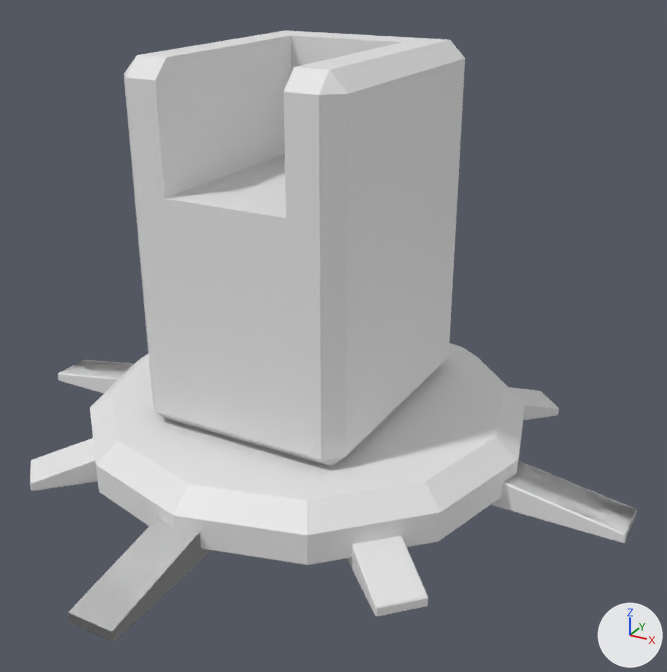
One commit to the Blender file Art/BlenderFiles/turrets_ship_v1.blend: the scene before it, then after it.
The view is the same before and after, from a 50 mm lens placed at (3.26, -5.52, 3.71), pointed at (0.28, -0.1, 1.0). Lighting does not change. The marker at lower right points along +X, +Y and +Z.

The older version as bpy lines, for what is in view:
```python
me_cube = bpy.data.meshes.new('Cube')
me_cube.from_pydata(...)  # 24 vertices, 26 faces; spans x -0.8..0.8, y -1.0..1.0, z 0.43..3.0
# before: 0 (-0.68, -0.88, 0.43), 6 (-0.68, 0.88, 0.43), 12 (0.68, -0.88, 0.43), 18 (0.68, 0.88, 0.43)
me_cube_001 = bpy.data.meshes.new('Cube.001')
me_cube_001.from_pydata(...)  # 8 vertices, 6 faces; spans x -0.167..0.167, y -2.499..-1.364, z -0.001..0.274
me_cube_002 = bpy.data.meshes.new('Cube.002')
me_cube_002.from_pydata(...)  # 24 vertices, 26 faces; spans x 1.292..2.509, y -0.164..0.169, z 0.001..0.274
me_cube_004 = bpy.data.meshes.new('Cube.004')
me_cube_004.from_pydata(...)  # a box spanning x -1.0..1.0, y -1.0..1.57, z -1.05..1.0
ob_body = bpy.data.objects.new('body', me_cube)
ob_body.location = (0.0, 0.0, 0.0)
_m = ob_body.modifiers.new('Boolean', 'BOOLEAN')
_m.object = ob_body_inset
ob_body_inset = bpy.data.objects.new('body_inset', me_cube_004)
ob_body_inset.location = (0.0, -0.463, 2.844)
ob_body_inset.scale = (0.453, 0.661, 0.661)
ob_body_inset.hide_set(True)
ob_legs_1 = bpy.data.objects.new('legs_1', me_cube_001)
ob_legs_1.location = (0.0, 0.0, 0.0)
_m = ob_legs_1.modifiers.new('Mirror', 'MIRROR')
_m.use_axis = (True, True, False)
_m.mirror_object = ob_leg_pivot
ob_legs_2 = bpy.data.objects.new('legs_2', me_cube_002)
ob_legs_2.location = (0.0, 0.0, 0.0)
_m = ob_legs_2.modifiers.new('Mirror', 'MIRROR')
_m.use_axis = (True, True, False)
_m.mirror_object = ob_leg_pivot
# also in view: 'base' at (0.0, 0.0, 0.27); 'legs_3' at (0.0, 0.0, 0.14)
```
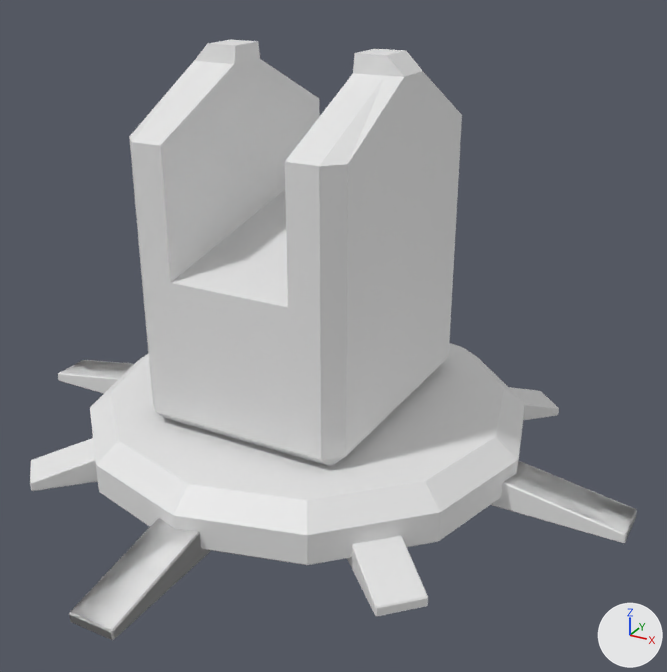
ob_body_inset is not drawn itself; it is used by a modifier of ob_body.

Pixel boxes [x1, y1, x2, y2] of what changed, in the pictures (667 x 672 px; the box of a moved part takes in the faces that stretch with it):
'body', reshaped: before [124, 30, 465, 466]; after [129, 40, 462, 466]
'legs_1', reshaped: before [68, 517, 212, 642]; after [69, 518, 211, 640]
part 2 of me_cube, built on: before [124, 30, 465, 95]; after [129, 40, 462, 166]
part 4 of me_cube_004, moved or reshaped: before [155, 36, 291, 218]; after [160, 41, 320, 307]

The edits, one by one:
me_cube is used by ob_body; location (0.0, 0.0, 0.0).
Verts and faces of me_cube; kept vertices keep their numbers, new ones are numbered from 24.
me_cube had 24 vertices, 26 faces and spanned x -0.8..0.8, y -1.0..1.0, z 0.43..3.0.
me_cube now has 32 vertices, 33 faces and spans x -0.8..0.8, y -1.0..1.0, z 0.43..3.0.
Part 1, on me_cube:
Faces deleted: (0, 6, 18, 12).
Part 2, on me_cube:
4 vertices are removed from x -0.68..0.68, y -0.88..0.88, z 3.0.
9 faces are deleted.
8 vertices in x -0.8..0.8, y -1.0..1.0, z 2.88 move by (0.0, 0.0, -0.39).
12 vertices are added at x -0.8..0.8, y -0.16..0.16, z 2.88..3.0.
17 new faces join them.
me_cube_001 is used by ob_legs_1; location (0.0, 0.0, 0.0).
me_cube_001 had 8 vertices, 6 faces and spanned x -0.167..0.167, y -2.499..-1.364, z -0.001..0.274.
me_cube_001 now has 24 vertices, 26 faces and spans x -0.167..0.167, y -2.499..-1.364, z -0.001..0.272.
me_cube_001 part 3: the whole mesh is rebuilt.
me_cube_004 has 8 vertices, 6 faces and spans x -1.0..1.0, y -1.0..1.57, z -1.05..1.0.
me_cube_004 is used by ob_body_inset; location (0.0, -0.463, 2.844); scale (0.453, 0.661, 0.661).
Part 4, on me_cube_004:
Vertex 0 of me_cube_004 moves from (-1.0, -1.0, -1.05) to (-1.0, -1.0, -2.19).
Vertex 4 of me_cube_004 moves from (1.0, -1.0, -1.05) to (1.0, -1.0, -2.19).
Object 'body_inset' (ob_body_inset) is rescaled from (0.453, 0.661, 0.661) to (0.453, 1.43, 0.661).
